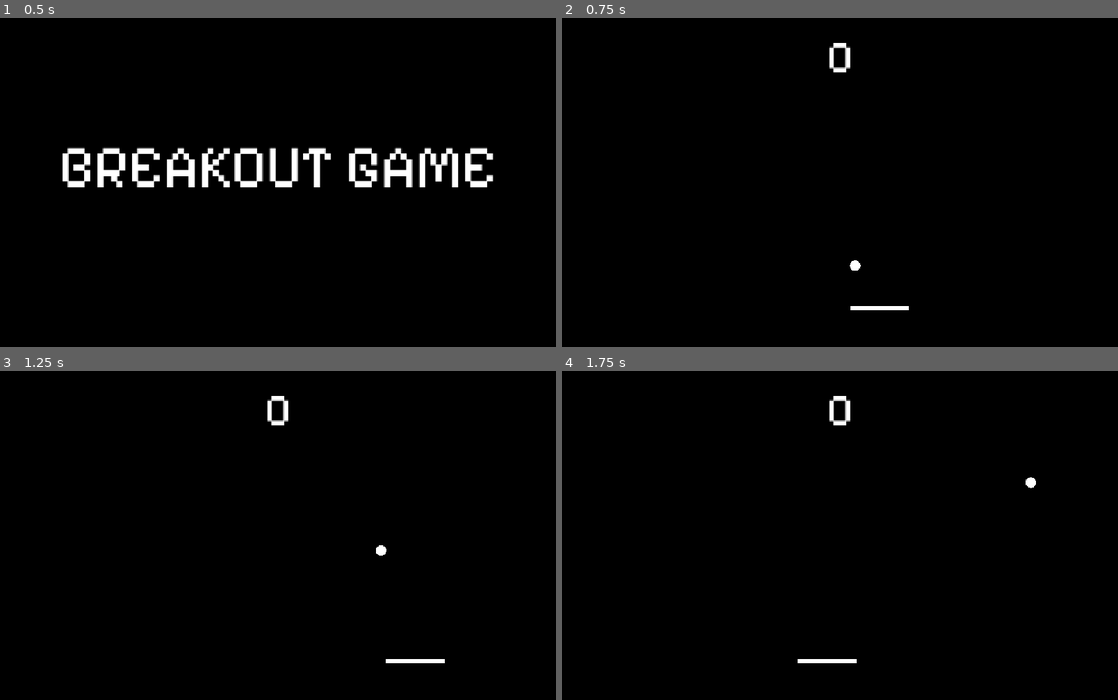
Above: before the commit, frames 1-4 (two rows, left to right).
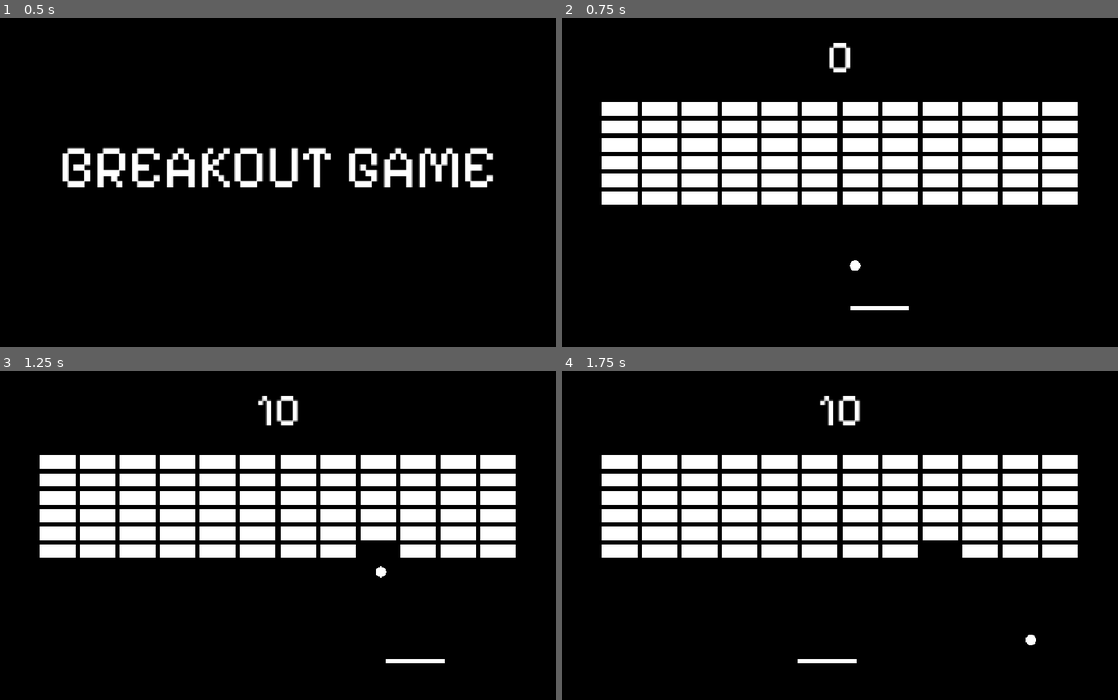
Above: after the commit, the same moments.

Repository: memothelemo/erupt
Game: Godot game, scene res://scenes/Master.tscn
Same seed, same stepped clock (60 frames per second), same inputs: the game is played once before the commit and once after it.
Inputs:
- Up to frame 1 (0.5 s): no input
- Up to frame 2 (0.75 s): hold Right (move_right) from 0.53 s (still down); tap Space (start_game) at 0.6 s
- Up to frame 3 (1.25 s): keep holding Right (move_right)
- Up to frame 4 (1.75 s): release Right (move_right) at 1.28 s; hold A (move_left) from 1.28 s (still down); tap Space (start_game) at 1.35 s

Frame 1 is identical in both runs. In frame 2, 19% of the frame differs, in the area x 7-93%, y 25-57%; in frame 3, 19%, in the area x 7-93%, y 7-63%; in frame 4, 19%.

Commit message:
feat: kinda done, move on to the main game

Diff:
--- a/scenes/breakout/Breakout.tscn
+++ b/scenes/breakout/Breakout.tscn
@@ -9,6 +9,8 @@
 [ext_resource type="Script" uid="uid://cxucoxvv6xd07" path="res://scenes/breakout/ui/ScoreLabel.gd" id="6_4frm5"]
 [ext_resource type="PackedScene" uid="uid://j70o88gwt55c" path="res://src/entities/ball/Ball.tscn" id="7_4tb2v"]
 [ext_resource type="Script" uid="uid://bt2ma630ijyw3" path="res://src/entities/ball/Ball.gd" id="8_t8san"]
+[ext_resource type="PackedScene" uid="uid://c6dofdx2rkx24" path="res://src/entities/brick/Brick.tscn" id="10_jiiq5"]
+[ext_resource type="Script" uid="uid://5gtcqvhm2uff" path="res://scenes/breakout/Bricks.gd" id="11_bricks"]
 
 [node name="Breakout" type="Node2D" unique_id=1488633031]
 script = ExtResource("1_mjnfu")
@@ -51,3 +53,7 @@
 position = Vector2(501, 474)
 freeze = true
 script = ExtResource("8_t8san")
+
+[node name="Bricks" type="Node2D" parent="." unique_id=591418967]
+script = ExtResource("11_bricks")
+brick_scene = ExtResource("10_jiiq5")
--- /dev/null
+++ b/scenes/breakout/Bricks.gd
@@ -0,0 +1,46 @@
+extends Node2D
+
+signal brick_destroyed(points: int)
+
+@export var brick_scene: PackedScene
+@export_range(1, 20) var rows = 6
+@export_range(1, 30) var columns = 12
+@export var spacing = Vector2(8, 8)
+@export var top_margin = 160.0
+
+## Size of the brick scene's rectangular collision shape.
+var _brick_size: Vector2
+
+func _ready() -> void:
+	self._generate_bricks()
+	self.get_viewport().size_changed.connect(self._layout_bricks)
+
+func _generate_bricks() -> void:
+	assert(self.brick_scene != null, "%s: brick scene must be set" % self.name)
+
+	for row in range(self.rows):
+		for column in range(self.columns):
+			var brick = self.brick_scene.instantiate() as Node2D
+			brick.name = "Brick_%d_%d" % [row + 1, column + 1]
+			brick.set_meta(&"grid_position", Vector2i(column, row))
+			brick.destroyed.connect(self.brick_destroyed.emit)
+
+			if row == 0 and column == 0:
+				var collision = brick.get_node("CollisionShape2D") as CollisionShape2D
+				self._brick_size = (collision.shape as RectangleShape2D).size
+
+			self.add_child(brick)
+
+	self._layout_bricks()
+
+func _layout_bricks() -> void:
+	var screen_width = self.get_viewport_rect().size.x
+	var grid_width = self.columns * self._brick_size.x + (self.columns - 1) * self.spacing.x
+	var origin = Vector2((screen_width - grid_width) / 2, self.top_margin)
+
+	# Keep surviving bricks in their original cells after others are destroyed.
+	for child in self.get_children():
+		var brick = child as Node2D
+		var grid_position: Vector2i = brick.get_meta(&"grid_position")
+		brick.position = origin + self._brick_size / 2 \
+			+ Vector2(grid_position) * (self._brick_size + self.spacing)
--- a/scenes/breakout/SceneBreakout.gd
+++ b/scenes/breakout/SceneBreakout.gd
@@ -7,8 +7,14 @@
 @onready var score: int = 0
 
 ## Calls every time when a player gains points to their score.
-@warning_ignore("unused_signal")
 signal score_changed(new_score: int)
+
+func _ready() -> void:
+	$Bricks.brick_destroyed.connect(self._on_brick_destroyed)
+
+func _on_brick_destroyed(points: int) -> void:
+	self.score += points
+	self.score_changed.emit(self.score)
 
 func _on_state_entered() -> void:
 	begin_sfx.play()
--- a/scenes/breakout/ui/ScoreLabel.gd
+++ b/scenes/breakout/ui/ScoreLabel.gd
@@ -3,8 +3,8 @@
 @onready var scene: SceneBreakout = $"../../../"
 
 func _ready() -> void:
-	scene.score_changed.connect(_update_score_text.bind(self))
-	_update_score_text(scene.score)
+	self.scene.score_changed.connect(self._update_score_text)
+	self._update_score_text(self.scene.score)
 
-func _update_score_text(new_score: int):
+func _update_score_text(new_score: int) -> void:
 	self.text = str(new_score)
--- a/src/entities/ball/Ball.gd
+++ b/src/entities/ball/Ball.gd
@@ -69,6 +69,11 @@
 		# Only reflect when travelling into the surface, not away from it.
 		if direction.dot(normal) < 0: direction = direction.bounce(normal)
 
+		var collider = state.get_contact_collider_object(contact)
+		if collider is Brick:
+			# Remove the brick after the physics callback has finished.
+			collider.hit.call_deferred()
+
 	# Preserve our upward-positive angle convention after the reflection.
 	self.angle = atan2(-direction.y, direction.x)
 	state.linear_velocity = direction * self.speed
--- /dev/null
+++ b/src/entities/brick/Brick.gd
@@ -0,0 +1,17 @@
+class_name Brick
+extends RigidBody2D
+
+## Score awarded when this brick is destroyed.
+@export var points = 10
+
+signal destroyed(points: int)
+
+## Prevent repeated collision contacts from awarding points more than once.
+var _destroyed = false
+
+func hit() -> void:
+	if self._destroyed: return
+
+	self._destroyed = true
+	self.destroyed.emit(self.points)
+	self.queue_free()
--- /dev/null
+++ b/src/entities/brick/Brick.tscn
@@ -0,0 +1,24 @@
+[gd_scene format=3 uid="uid://c6dofdx2rkx24"]
+
+[ext_resource type="Script" path="res://src/entities/brick/Brick.gd" id="1_brick"]
+
+[sub_resource type="Gradient" id="Gradient_5w3sr"]
+colors = PackedColorArray(1, 1, 1, 1, 1, 1, 1, 1)
+
+[sub_resource type="GradientTexture2D" id="GradientTexture2D_57vk6"]
+gradient = SubResource("Gradient_5w3sr")
+
+[sub_resource type="RectangleShape2D" id="RectangleShape2D_57vk6"]
+size = Vector2(64, 24)
+
+[node name="Brick" type="RigidBody2D" unique_id=1035868969]
+script = ExtResource("1_brick")
+gravity_scale = 0.0
+freeze = true
+
+[node name="Sprite2D" type="Sprite2D" parent="." unique_id=1269028000]
+scale = Vector2(1, 0.375)
+texture = SubResource("GradientTexture2D_57vk6")
+
+[node name="CollisionShape2D" type="CollisionShape2D" parent="." unique_id=930640475]
+shape = SubResource("RectangleShape2D_57vk6")
Not shown, added: scenes/breakout/Bricks.gd.uid
Not shown, added: src/entities/brick/Brick.gd.uid
